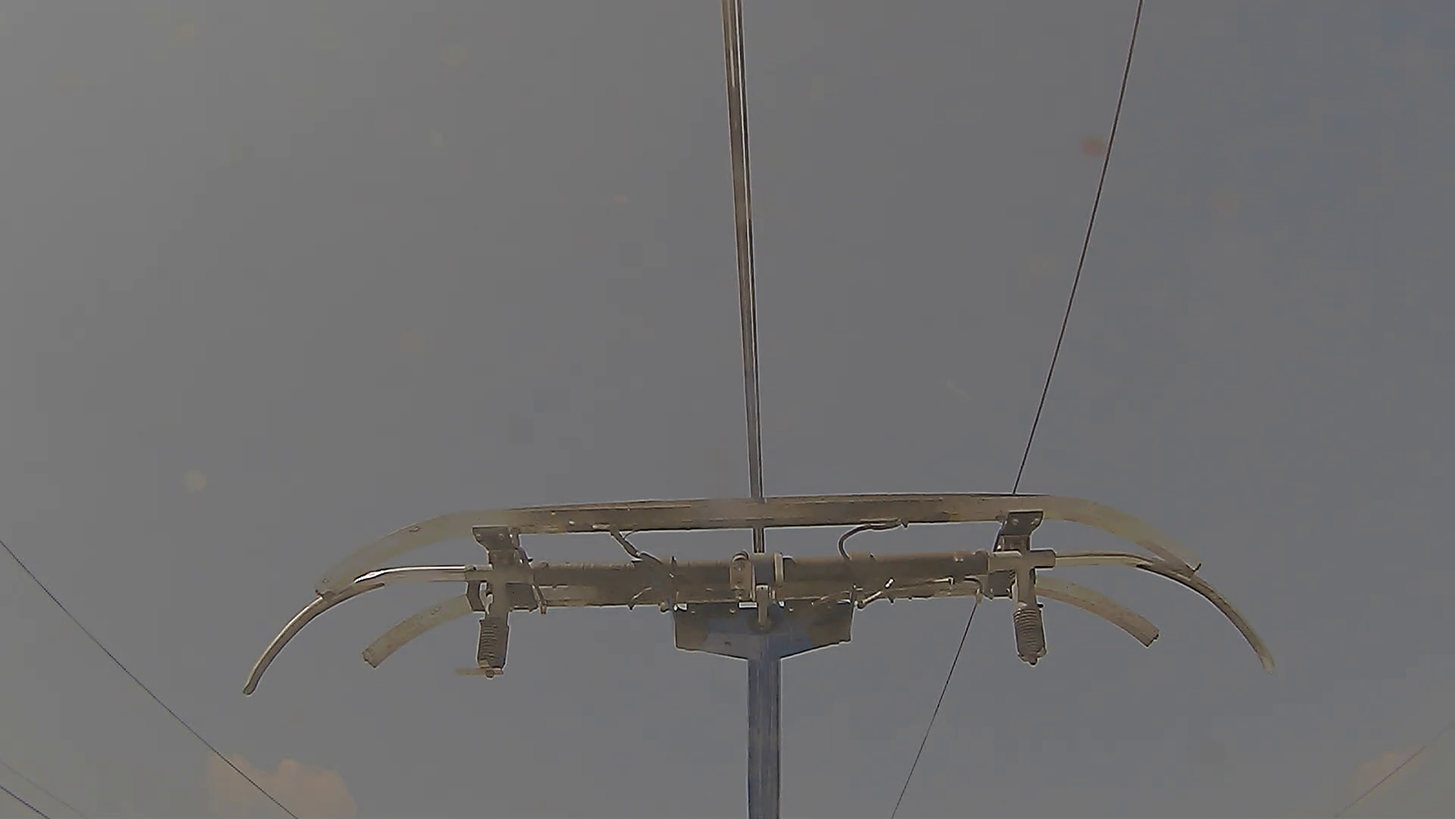
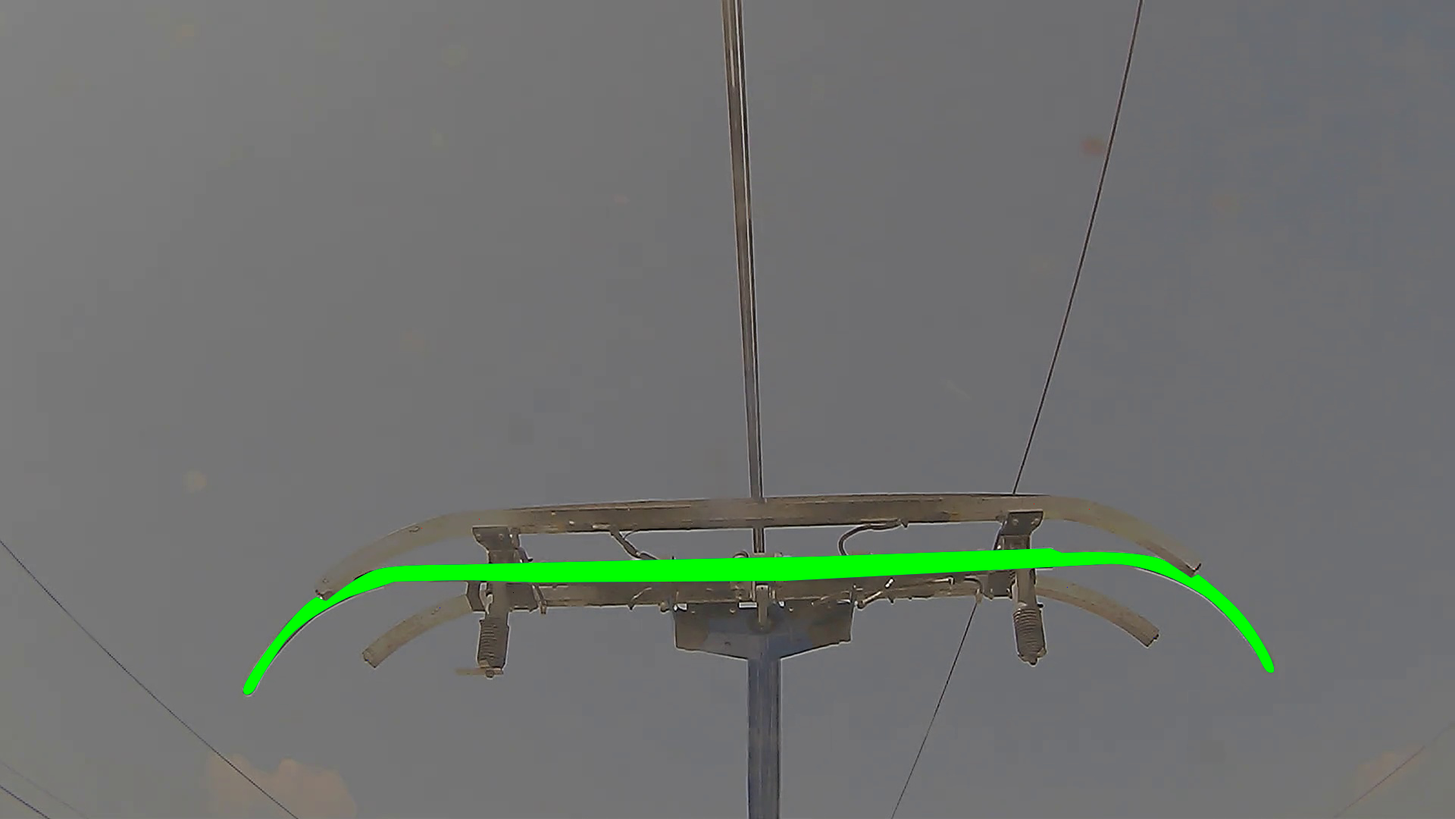
Two versions of the same layered image (1455x819). Layer-by-layer changes:
showed "mask" (2nd of 3, in "middle_bar") over [242, 548, 1275, 695]
